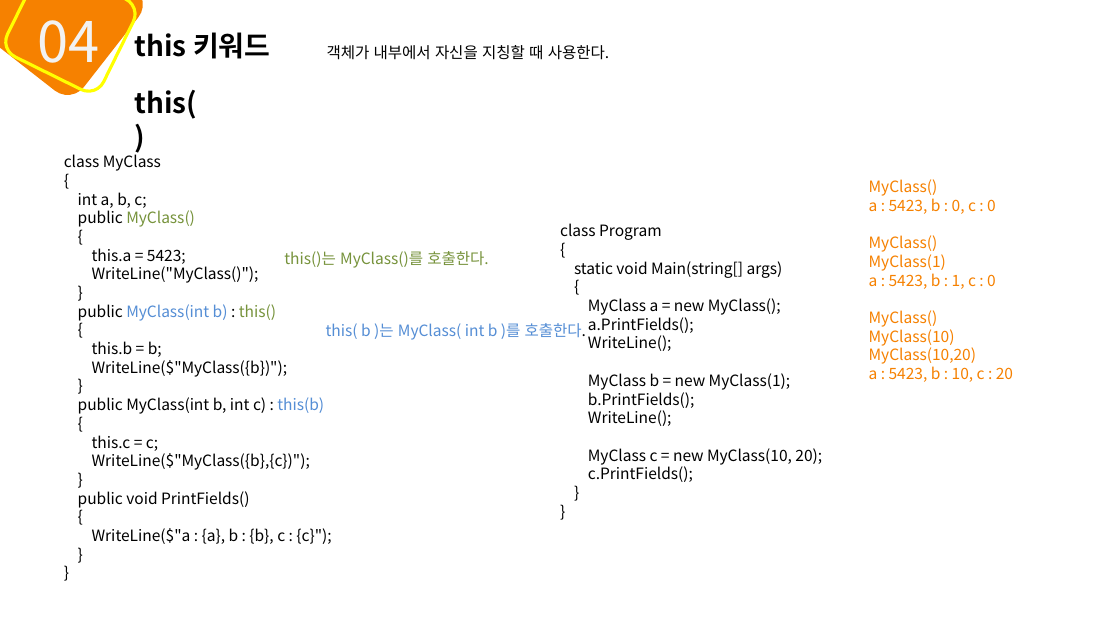
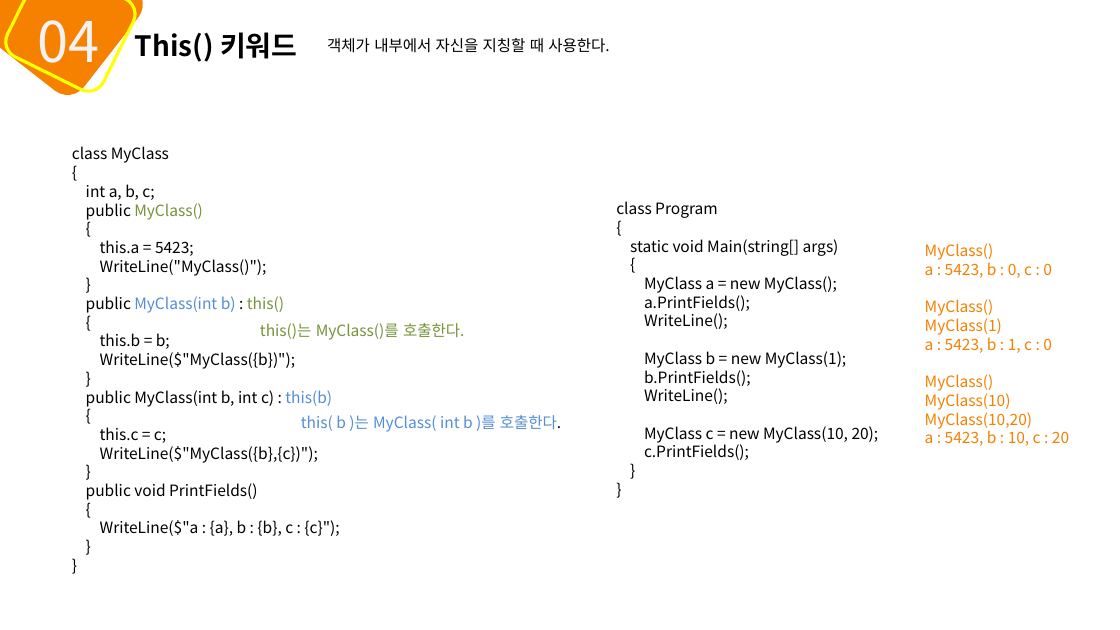
Before and after one commit to mins1119/C-, a slide deck: slide 39 of 2주차.pptx. Drawn at 1120x630 pixels with LibreOffice and Linux fonts; fonts in the diff are those of the drawing. Boxes give left, top, right and bottom in pixels: in the first picture for what was removed or moved away, otherwise in the second. Text is boxed around its words. In the diff, an @@ line names an element or a change of style, - is before the commit and + after.

```diff
--- a/2주차.pptx
+++ b/2주차.pptx
@@ text at [135,32,297,62]: text changed @@
-this 키워드
+This() 키워드
@@ text "객체가 내부에서 자신을 지칭할 때 ...": place and size @@
-text "객체가 내부에서 자신을 지칭할 때 ..." at [327,45,609,60]
+text "객체가 내부에서 자신을 지칭할 때 ..." at [327,38,609,53]
@@ text removed at [135,90,198,119] @@
-this()
@@ text "class MyClass": place and size @@
-text "class MyClass" at [64,152,331,544]
+text "class MyClass" at [72,146,339,536]
@@ text "class Program": place and size @@
-text "class Program" at [560,223,822,482]
+text "class Program" at [616,201,879,460]
@@ text "MyClass()": place and size @@
-text "MyClass()" at [869,179,1013,382]
+text "MyClass()" at [925,243,1069,446]
@@ text "this()는 MyClass()를 호출한다.": place and size @@
-text "this()는 MyClass()를 호출한다." at [284,251,488,268]
+text "this()는 MyClass()를 호출한다." at [260,323,464,340]
@@ text "this( b )는 MyClass( int ...": place and size @@
-text "this( b )는 MyClass( int ..." at [326,323,586,340]
+text "this( b )는 MyClass( int ..." at [301,415,561,432]
```
Also in this commit, not shown: 47 other slides changed.
